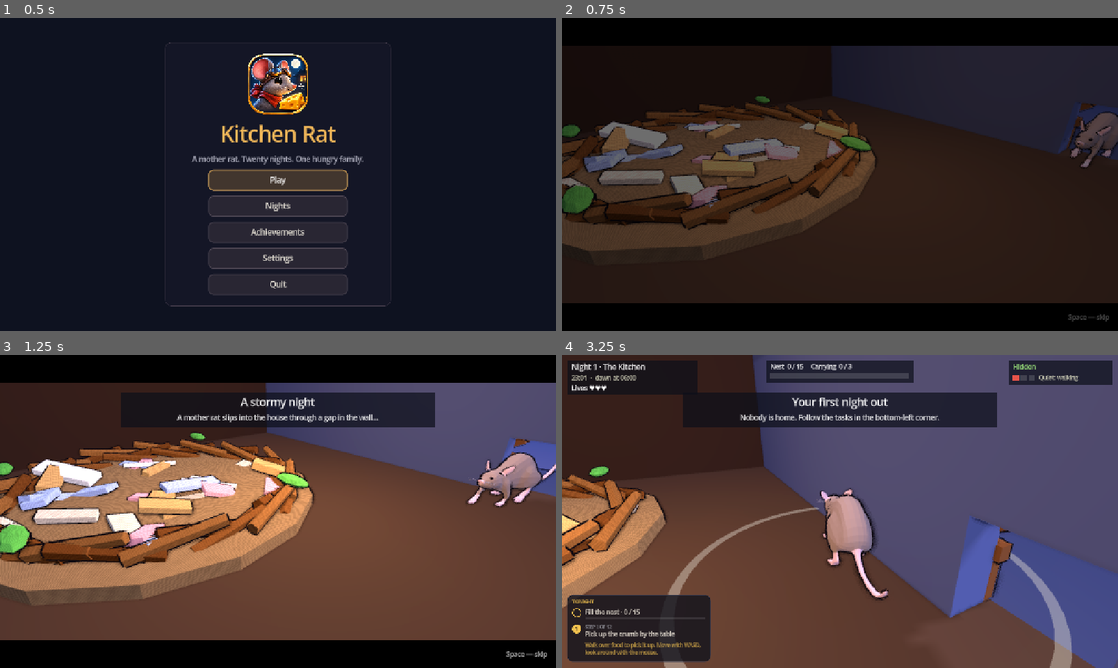
Above: before the commit, frames 1-4 (two rows, left to right).
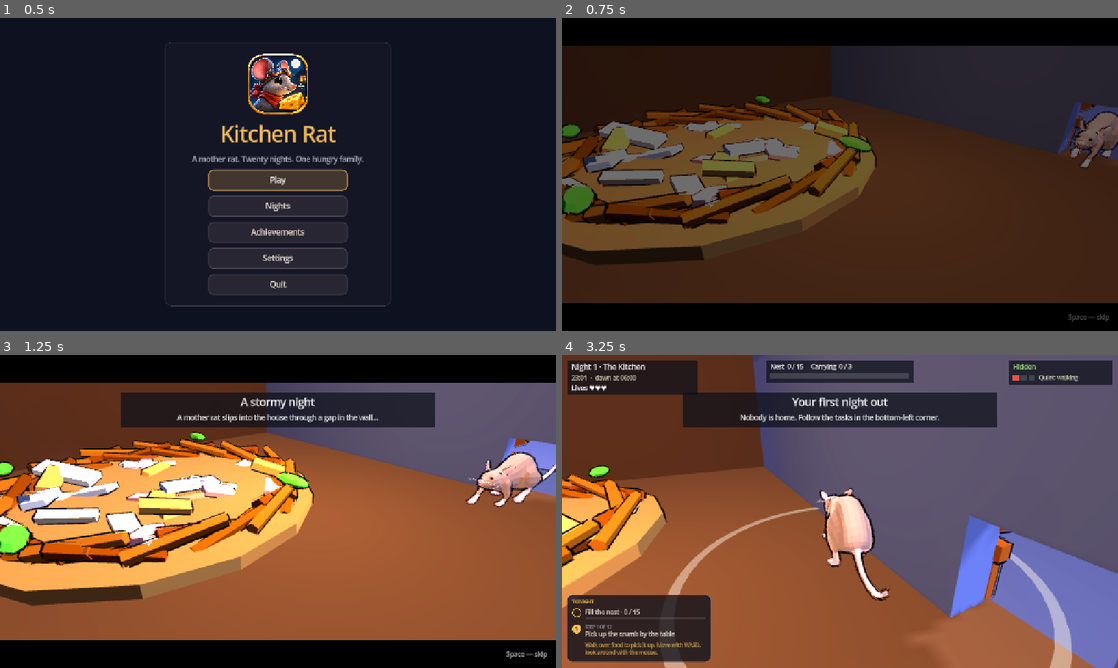
Above: after the commit, the same moments.

Repository: SergeyChere/kitchen-rat
Game: Godot game, scene res://scenes/main.tscn
Same seed, same stepped clock (60 frames per second), same inputs: the game is played once before the commit and once after it.
Inputs (mouse positions are in pixels of both pictures, inside the frame that each line leads up to):
- Up to frame 1 (0.5 s): no input
- Up to frame 2 (0.75 s): click "Play" at 0.5 s
- Up to frame 3 (1.25 s): no input
- Up to frame 4 (3.25 s): tap Enter (ui_accept) at 1.25 s; move the mouse to (962, 495) at 1.27 s; hold D (right) 1.28-2.03 s; tap G (drop) at 1.35 s; click (962, 495) at 1.42 s; tap Space (jump) at 1.52, 2.27 s; move the mouse to (812, 511) at 2.02 s; hold W (forward) from 2.03 s (still down); tap R (fetch) at 2.1 s; click (812, 511) at 2.17 s; move the mouse to (851, 505) at 2.77 s; tap Q (pups) at 2.85 s; click (851, 505) at 2.92 s

Frame 1 is identical in both runs. In frame 2, 16% of the frame differs, in the area x 0-100%, y 24-92%; in frame 3, 64%, in the area x 0-100%, y 8-92%; in frame 4, 52%.

Commit message:
Visual style: bright cel shading
- Crisp two-step toon light (softer on the faceted characters), no glossy highlights, a soft
  coloured rim light, slightly more vivid colours, bolder outlines (5.5 mm)
- Brighter, less blue night: more moonlight, less ambient (so the light/shadow steps show),
  colour adjustment (brightness, contrast, saturation), crisper shadows
- Realistic extras removed: detail textures, SSAO, SSIL, SDFGI, volumetric fog (glow stays)

Co-Authored-By: Claude Opus 5.5 <noreply@anthropic.com>
Claude-Session: https://claude.ai/code/session_01LGEfjFxgRKjjvXcK5grQ7w

Diff:
--- a/godot/scripts/game.gd
+++ b/godot/scripts/game.gd
@@ -134,8 +134,6 @@
 	await get_tree().physics_frame
 	_builder.build_contents()
 	await get_tree().physics_frame
-	if Settings.quality != "low":
-		SurfaceDetail.new().apply(self)
 	for z in find_children("*", "Zone", true, false):
 		zones.append(z)
 	for b in find_children("*", "StaticBody3D", true, false):
@@ -1606,44 +1604,23 @@
 	UI.focus_first(box)
 
 
-## Forward+ effects by the Quality setting (the Compatibility renderer, used on old graphics cards, ignores them).
-##   medium: ambient occlusion (soft dark in corners and under furniture), a little glow on lamps
-##   high:   + bounced light (SSIL), global illumination (SDFGI) and volumetric fog in the moonlight
+## Effects for the cel-shaded look (the Compatibility renderer on old graphics cards ignores them): only a soft glow
+## on lamps and bright spots at medium and high. No realistic ambient occlusion or global illumination: they muddy the
+## clean flat colours.
 func apply_fx() -> void:
 	if env == null:
 		return
-	var q := Settings.quality
-	var on := q != "low"
-	env.ssao_enabled = on
-	env.ssao_radius = 0.6
-	env.ssao_intensity = 1.6
-	env.ssao_power = 1.4
-	env.ssao_detail = 0.6
-	env.ssao_light_affect = 0.15
+	var on := Settings.quality != "low"
 	env.glow_enabled = on
-	env.glow_intensity = 0.5
-	env.glow_bloom = 0.05
-	env.glow_hdr_threshold = 1.1
+	env.glow_intensity = 0.6
+	env.glow_bloom = 0.06
+	env.glow_hdr_threshold = 1.0
 	env.glow_blend_mode = Environment.GLOW_BLEND_MODE_SOFTLIGHT
-	var hi := q == "high"
-	env.ssil_enabled = hi
-	env.ssil_radius = 3.0
-	env.ssil_intensity = 0.8
-	env.sdfgi_enabled = hi
-	env.sdfgi_use_occlusion = true
-	env.sdfgi_cascades = 3
-	env.sdfgi_min_cell_size = 0.05
-	env.sdfgi_energy = 0.7
-	env.sdfgi_bounce_feedback = 0.4
-	env.volumetric_fog_enabled = hi
-	env.volumetric_fog_density = 0.012
-	env.volumetric_fog_albedo = Color(0.75, 0.8, 1.0)
-	env.volumetric_fog_emission = Color(0.0, 0.0, 0.0)
-	env.volumetric_fog_length = 12.0
-	env.volumetric_fog_ambient_inject = 0.15
-	env.fog_enabled = not hi  # the plain fog gives way to the volumetric one
-	if moon:
-		moon.light_volumetric_fog_energy = 1.6
+	env.ssao_enabled = false
+	env.ssil_enabled = false
+	env.sdfgi_enabled = false
+	env.volumetric_fog_enabled = false
+	env.fog_enabled = true
 
 
 func _apply_settings() -> void:
--- a/godot/scripts/level_builder.gd
+++ b/godot/scripts/level_builder.gd
@@ -16,6 +16,7 @@
 var foods: Node3D
 var _toon := {}
 static var _outline: StandardMaterial3D
+const OUTLINE := 0.0055  # outline width (m): bold, cartoon
 
 
 func _init(game: Game, n: Dictionary) -> void:
@@ -53,7 +54,7 @@
 ## own units, so models scaled on a root node (the imported characters) get it sized back to ~4 mm.
 func toonify(n: Node) -> void:
 	if _outline == null:
-		_outline = _outline_mat(0.004)
+		_outline = _outline_mat(OUTLINE)
 	for mi in n.find_children("*", "MeshInstance3D", true, false):
 		var m := mi as MeshInstance3D
 		var ref: Node3D = m
@@ -61,7 +62,7 @@
 		if sk:
 			ref = sk
 		var sc := ref.global_transform.basis.get_scale().x
-		var grow := snappedf(0.004 / maxf(sc, 0.0001), 0.0001) if absf(sc - 1.0) > 0.01 else 0.004
+		var grow := snappedf(OUTLINE / maxf(sc, 0.0001), 0.0001) if absf(sc - 1.0) > 0.01 else OUTLINE
 		for i in m.mesh.get_surface_count():
 			var mat := m.mesh.surface_get_material(i)
 			if not (mat is BaseMaterial3D):
@@ -69,15 +70,29 @@
 			var key := str(mat.get_instance_id()) + ":" + str(grow)
 			if not _toon.has(key):
 				var t := (mat as BaseMaterial3D).duplicate() as BaseMaterial3D
-				t.diffuse_mode = BaseMaterial3D.DIFFUSE_TOON
-				t.specular_mode = BaseMaterial3D.SPECULAR_TOON
-				t.metallic = 0.0
-				t.roughness = 0.9
+				_cel(t)
+				if m.skin:
+					t.roughness = 0.5  # characters are faceted low-poly: a crisp step would chequer every face
 				var fine := mat.resource_name.begins_with("Whisker") or mat.resource_name.begins_with("Eye")  # too thin for an outline
 				if t.transparency == BaseMaterial3D.TRANSPARENCY_DISABLED and not fine:
-					t.next_pass = _outline if grow == 0.004 else _outline_mat(grow)
+					t.next_pass = _outline if grow == OUTLINE else _outline_mat(grow)
 				_toon[key] = t
 			m.set_surface_override_material(i, _toon[key])
+
+
+## The game's look: bright cel shading (not realistic). Two clean steps of light and shadow, no glossy highlights,
+## a soft coloured rim on the edges facing away from the light, like a cartoon.
+static func _cel(t: BaseMaterial3D) -> void:
+	t.diffuse_mode = BaseMaterial3D.DIFFUSE_TOON
+	t.specular_mode = BaseMaterial3D.SPECULAR_DISABLED
+	t.metallic = 0.0
+	t.roughness = 0.12  # in toon mode this is how soft the light/shadow edge is: a crisp line
+	t.rim_enabled = true
+	t.rim = 0.35
+	t.rim_tint = 0.6
+	if t.albedo_texture == null:
+		var c := t.albedo_color
+		t.albedo_color = Color.from_hsv(c.h, minf(c.s * 1.18, 1.0), minf(c.v * 1.06, 1.0), c.a)  # a little more vivid
 
 
 static func _outline_mat(grow: float) -> StandardMaterial3D:
@@ -260,9 +275,7 @@
 func mat(color: Color, texture := "", tiling := Vector2.ONE) -> StandardMaterial3D:
 	var m := StandardMaterial3D.new()
 	m.albedo_color = color
-	m.diffuse_mode = BaseMaterial3D.DIFFUSE_TOON
-	m.specular_mode = BaseMaterial3D.SPECULAR_DISABLED
-	m.roughness = 1.0
+	_cel(m)
 	if texture != "":
 		m.albedo_texture = load("res://assets/textures/" + texture + ".png")
 		m.uv1_scale = Vector3(tiling.x, tiling.y, 1)
@@ -337,12 +350,16 @@
 	env.background_color = hex(pal.get("fog", 0x0e1220))
 	env.ambient_light_source = Environment.AMBIENT_SOURCE_COLOR
 	# soft and fairly bright, like the prototype (its hemisphere light 0x7d8fc4 × 0.75, no tone mapping)
-	env.ambient_light_color = Color(0.49, 0.56, 0.77) * 0.75 * float(pal.get("hemi", 0.8)) / 0.8
+	env.ambient_light_color = Color(0.55, 0.57, 0.74) * 0.7 * float(pal.get("hemi", 0.8)) / 0.8  # less, so the light/shadow steps show
 	env.ambient_light_energy = 1.0
 	env.fog_enabled = true
 	env.fog_light_color = hex(pal.get("fog", 0x0e1220))
 	env.fog_density = 0.012
 	env.tonemap_mode = Environment.TONE_MAPPER_LINEAR
+	env.adjustment_enabled = true  # bright and vivid, not realistic
+	env.adjustment_brightness = 1.14
+	env.adjustment_contrast = 1.06
+	env.adjustment_saturation = 1.1
 	var we := WorldEnvironment.new()
 	we.environment = env
 	g.env = env
@@ -350,11 +367,11 @@
 
 	var moon := DirectionalLight3D.new()
 	moon.name = "Moonlight"
-	moon.light_color = Color(0.62, 0.7, 1.0)
-	moon.light_energy = 0.85 * float(pal.get("moon", 0.9)) / 0.9
+	moon.light_color = Color(0.78, 0.82, 1.0)
+	moon.light_energy = 1.25 * float(pal.get("moon", 0.9)) / 0.9
 	moon.shadow_enabled = true
 	moon.shadow_opacity = 0.55  # soft shadows: you can still see into them
-	moon.shadow_blur = 2.0
+	moon.shadow_blur = 1.2  # fairly crisp, but no stair-steps on the small rat
 	moon.shadow_bias = 0.08  # no striped shadow acne on flat tops
 	moon.shadow_normal_bias = 2.5
 	root.add_child(moon)
--- a/godot/scripts/surface_detail.gd
+++ /dev/null
@@ -1,105 +0,0 @@
-class_name SurfaceDetail
-extends RefCounted
-## Gives the flat-coloured furniture and props a surface: wood grain, painted fronts, stone, fabric, brushed metal,
-## cardboard. The grayscale detail textures (tools/textures/make_detail.py) multiply the material's own colour and are
-## mapped triplanar in world space, so the Blender models need no UVs and the colours stay as they were designed.
-## Which surface a material gets is decided by the model's name and the material's colour.
-
-const TEX := {
-	"wood": ["res://assets/textures/detail_wood.png", 1.3, 0.885],
-	"paint": ["res://assets/textures/detail_paint.png", 2.0, 0.961],
-	"stone": ["res://assets/textures/detail_stone.png", 2.5, 0.926],
-	"fabric": ["res://assets/textures/detail_fabric.png", 3.5, 0.901],
-	"metal": ["res://assets/textures/detail_metal.png", 2.0, 0.93],
-	"cardboard": ["res://assets/textures/detail_cardboard.png", 3.0, 0.91],
-}
-const FABRIC := ["curtain", "tablecloth", "cat_bed", "sofa", "armchair", "rug", "cushion", "pillow", "towel", "blanket", "bed", "laundry", "couch", "nest", "mattress"]
-const METAL := ["fridge", "kettle", "toaster", "sink", "pot", "pan", "oven", "stove", "washer", "washing", "can", "radiator", "microwave", "trash"]
-const CARDBOARD := ["cardboard", "box_", "crate_card"]
-const SKIP := ["wall_art", "art_", "picture", "poster", "foil", "glass", "bulb", "lamp_shade", "chandelier", "clock", "window", "mirror", "tv", "screen", "plate", "mug", "jar", "bottle", "crumb", "cheese", "apple", "bread_", "sausage", "orange", "banana", "food", "trap", "crack", "mousehole", "hole"]
-
-var _cache := {}
-var _tex := {}
-
-
-func apply(root: Node) -> int:
-	var n := 0
-	for m in root.find_children("*", "MeshInstance3D", true, false):
-		n += _mesh(m as MeshInstance3D)
-	return n
-
-
-func _mesh(mi: MeshInstance3D) -> int:
-	if mi.mesh == null:
-		return 0
-	var names := ""
-	var p: Node = mi
-	for i in 6:
-		if p == null:
-			break
-		if p is Skeleton3D or p is Food or p is Rat:
-			return 0  # characters and food keep their look
-		names += str(p.name).to_lower() + " "
-		p = p.get_parent()
-	for s in SKIP:
-		if names.contains(s):
-			return 0
-	var done := 0
-	for i in mi.mesh.get_surface_count():
-		var src := mi.get_active_material(i) as StandardMaterial3D
-		if src == null or src.albedo_texture != null or src.transparency != BaseMaterial3D.TRANSPARENCY_DISABLED:
-			continue
-		var kind := _kind(names, src.albedo_color)
-		if kind == "":
-			continue
-		var key := str(src.get_instance_id()) + kind
-		if not _cache.has(key):
-			_cache[key] = _detailed(src, kind)
-		mi.set_surface_override_material(i, _cache[key])
-		done += 1
-	return done
-
-
-func _kind(names: String, c: Color) -> String:
-	if c.v < 0.12:
-		return ""  # handles, shadows, gaps
-	for s in FABRIC:
-		if names.contains(s):
-			return "fabric"
-	for s in CARDBOARD:
-		if names.contains(s):
-			return "cardboard"
-	var warm_brown := c.h > 0.025 and c.h < 0.13 and c.s > 0.28 and c.v < 0.82
-	if warm_brown:
-		return "wood"
-	for s in METAL:
-		if names.contains(s):
-			return "metal" if c.s < 0.25 else "paint"
-	if names.contains("counter") and c.s < 0.3 and c.v > 0.6:
-		return "paint"
-	if c.s < 0.35 and c.v > 0.55:
-		return "paint"
-	if c.s >= 0.35:
-		return "paint"  # coloured fronts and seats: painted
-	return ""
-
-
-func _detailed(src: StandardMaterial3D, kind: String) -> StandardMaterial3D:
-	var d: Array = TEX[kind]
-	var m := src.duplicate() as StandardMaterial3D
-	if not _tex.has(kind):
-		_tex[kind] = load(d[0])
-	m.albedo_texture = _tex[kind]
-	m.uv1_triplanar = true
-	m.uv1_world_triplanar = true
-	m.uv1_triplanar_sharpness = 4.0
-	m.uv1_scale = Vector3.ONE * float(d[1])
-	var k := 1.0 / float(d[2])  # keep the average colour as designed
-	var c := src.albedo_color
-	m.albedo_color = Color(c.r * k, c.g * k, c.b * k, c.a)
-	if kind == "metal":
-		m.metallic = maxf(src.metallic, 0.35)
-		m.roughness = minf(src.roughness, 0.45)
-	elif kind == "fabric":
-		m.roughness = 1.0
-	return m
Binary file removed: godot/assets/textures/detail_cardboard.png
Not shown, removed: godot/assets/textures/detail_cardboard.png.import
Binary file removed: godot/assets/textures/detail_fabric.png
Not shown, removed: godot/assets/textures/detail_fabric.png.import
Binary file removed: godot/assets/textures/detail_metal.png
Not shown, removed: godot/assets/textures/detail_metal.png.import
Binary file removed: godot/assets/textures/detail_paint.png
Not shown, removed: godot/assets/textures/detail_paint.png.import
Binary file removed: godot/assets/textures/detail_stone.png
Not shown, removed: godot/assets/textures/detail_stone.png.import
Binary file removed: godot/assets/textures/detail_wood.png
Not shown, removed: godot/assets/textures/detail_wood.png.import
(and 1 more such lines)
